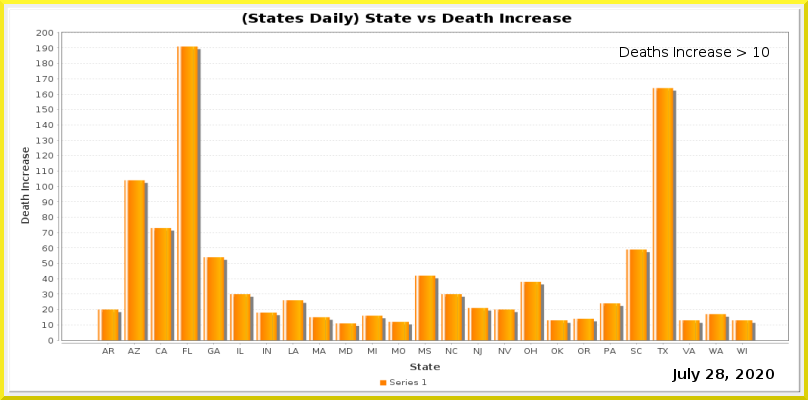
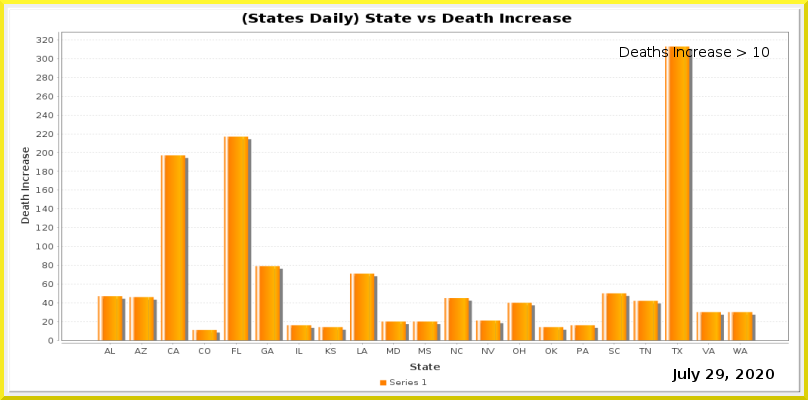
Layered file, before and after one edit (w=808, h=400). Changes by layer:
painted on "Current Date" over 716, 369, 724, 379
painted on "Date_vs_TestIncrease.png" over 36, 29, 789, 356
